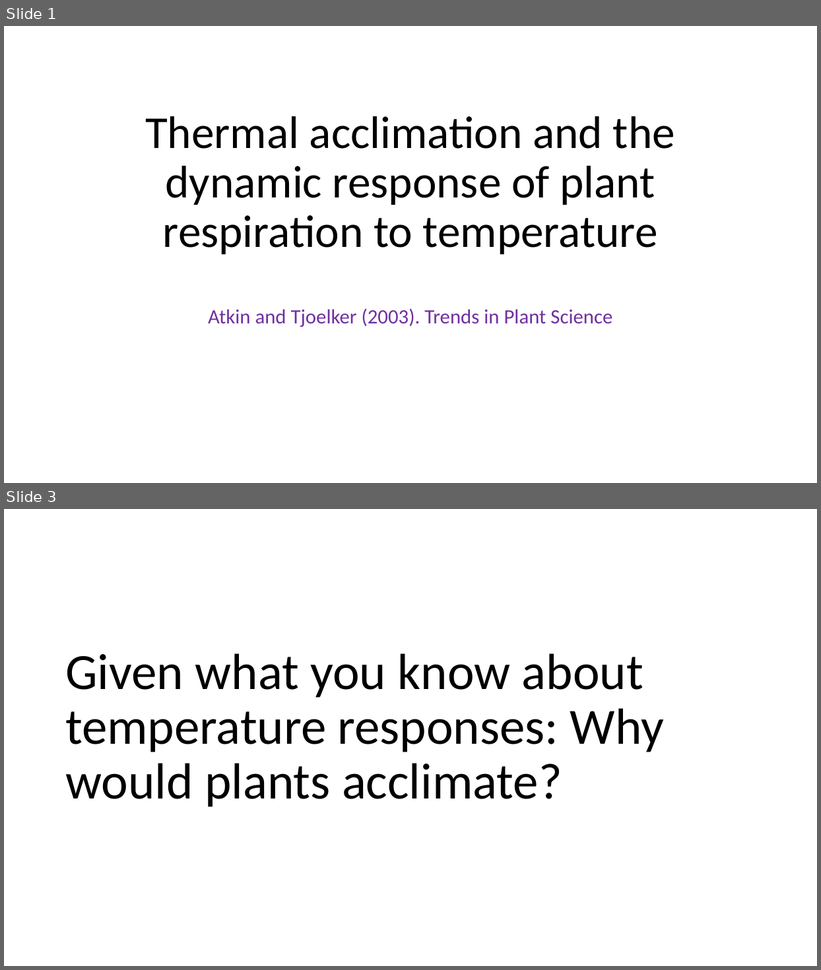
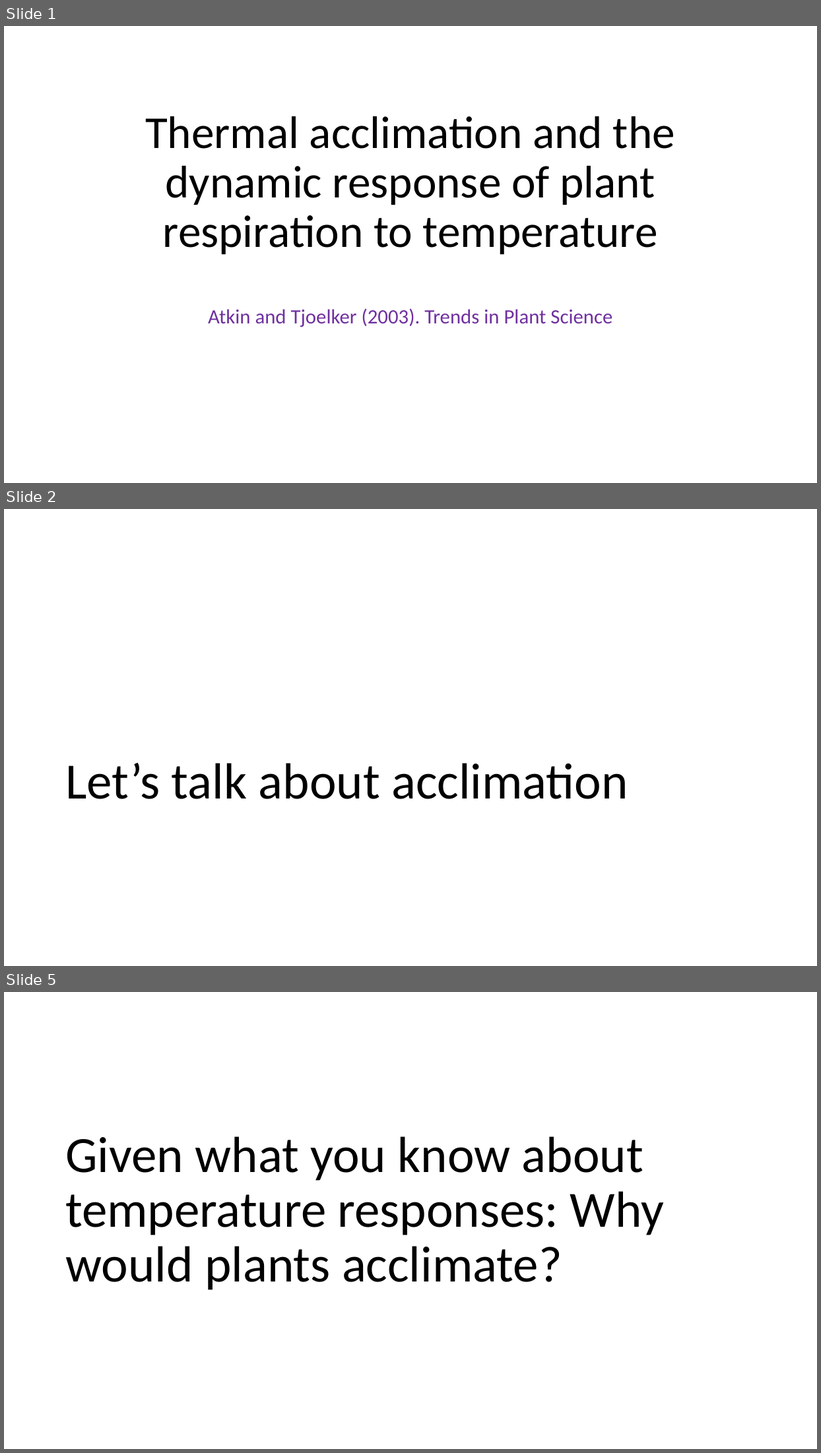
Before and after one commit to SmithEcophysLab/ecophys_sp2019, a slide deck: Readings/Discussion_slides/src/week4_Atkin2003.pptx. Shown one above the other, each under a label of ours: slides 1 and 3 before the commit, slides 1, 2 and 5 after it; the slides between them are not shown. The pictures are 821x970 and 821x1453 pixels, drawn with LibreOffice and Linux fonts; fonts in the diff are those of the drawing. Boxes give left, top, right and bottom in pixels: in the first picture for what was removed or moved away, otherwise in the second. Text is boxed around its words. In the diff, an @@ line names an element or a change of style, - is before the commit and + after.

Commit message:
added a bit about acclimation

```diff
--- a/Readings/Discussion_slides/src/week4_Atkin2003.pptx
+++ b/Readings/Discussion_slides/src/week4_Atkin2003.pptx
@@ slide 2 added at bbox=[4, 509, 817, 966], background #FFFFFF @@
@@ title added at bbox=[65, 763, 628, 799], 60 pt, text #000000 @@
+Let’s talk about acclimation
@@ what was slide 3 is now slide 5 @@
```
Also in this commit, not shown: 1 slide changed, 1 other slide added, 1 other file.
